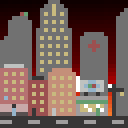
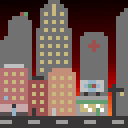
Two versions of the same layered image (128 × 128). Layer-by-layer changes:
painted on "front buildings" over (x1=76, y1=76, x2=112, y2=92)
